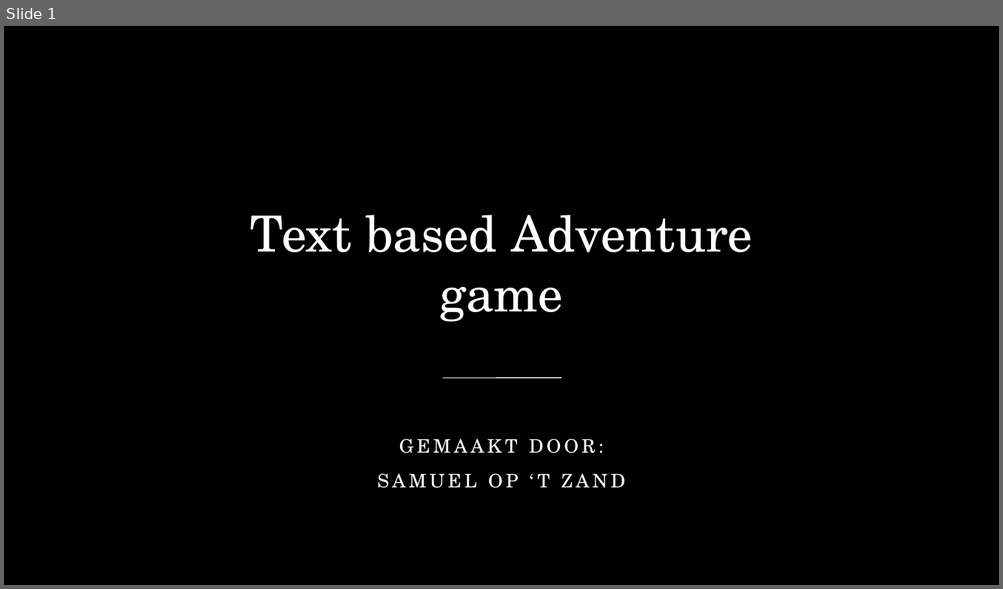
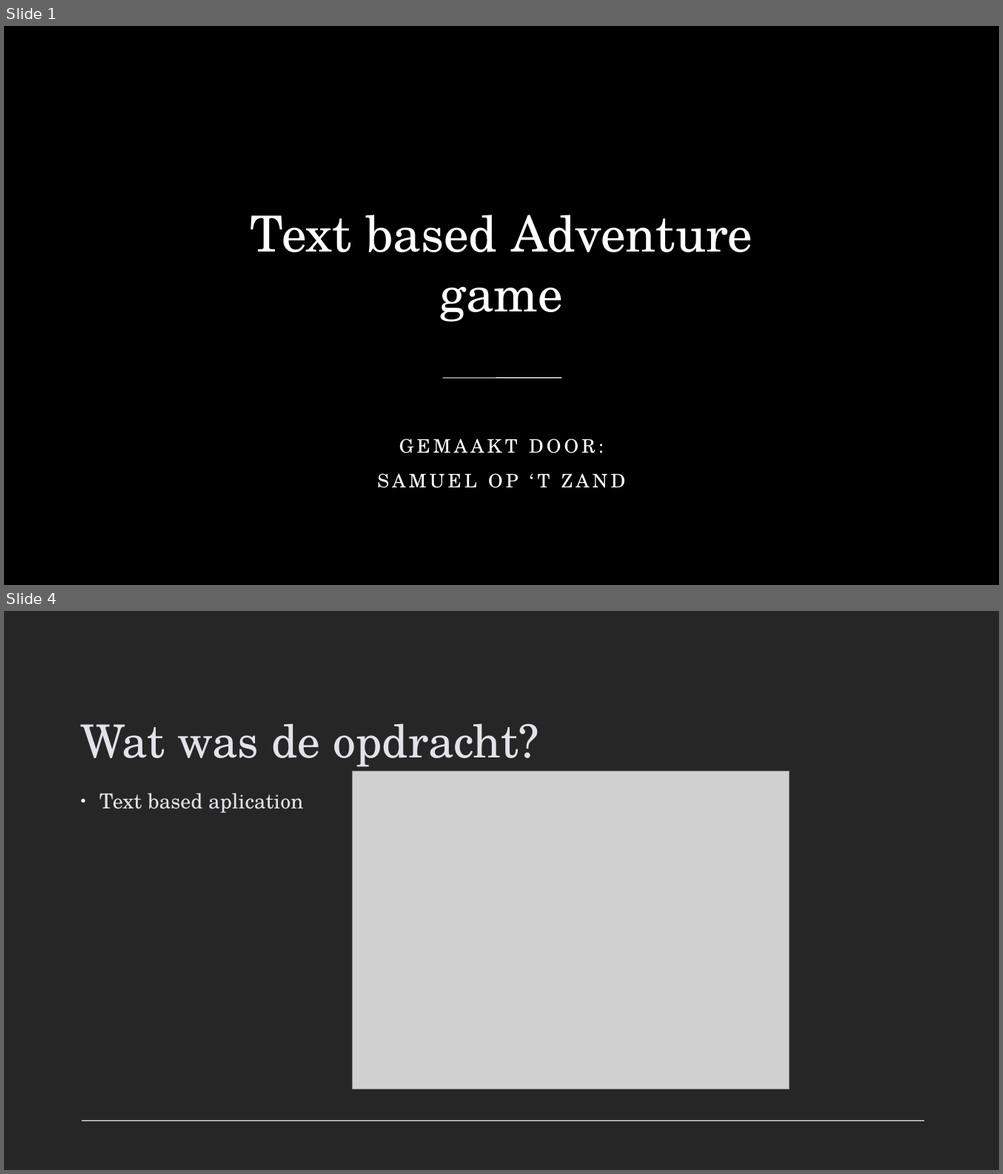
Before and after one commit to SamuelOptZand/Textbased_Adventure, a slide deck: Text based Adventure game.odp. Shown one above the other, each under a label of ours: slide 1 before the commit, slides 1 and 4 after it; the slides between them are not shown. The pictures are 1003x589 and 1003x1174 pixels, drawn with LibreOffice and Linux fonts; fonts in the diff are those of the drawing; grey boxes stand for pictures; background and template pictures are left out. Boxes give left, top, right and bottom in pixels: in the first picture for what was removed or moved away, otherwise in the second. Text is boxed around its words. In the diff, an @@ line names an element or a change of style, - is before the commit and + after.

```diff
--- a/Text based Adventure game.odp
+++ b/Text based Adventure game.odp
@@ slide 4 added at [4,611,999,1170], background #262626; not listed: 1 template element that a slide beside it also shows @@
@@ title added at [81,723,539,767], 44 pt, text #E2E3E8 @@
+Wat was de opdracht?
@@ picture added at [353,772,789,1090] @@
@@ text added at [99,793,303,813], 20 pt, text #E2E3E8 @@
+• Text based aplication
```
Also in this commit, not shown: 5 other slides added, 2 slides removed, 1 other file.
